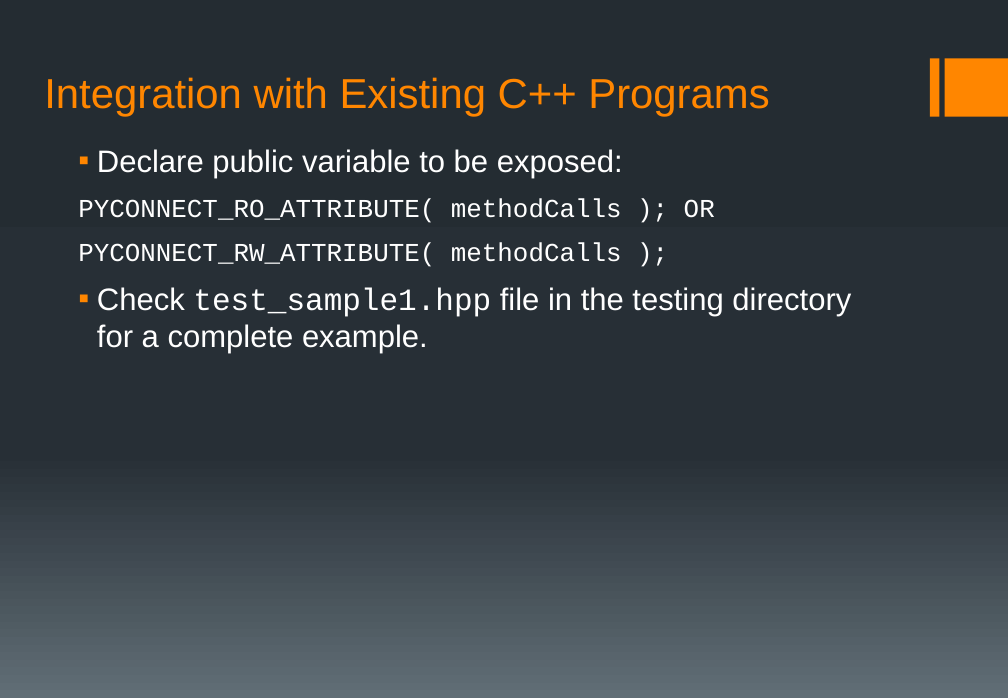
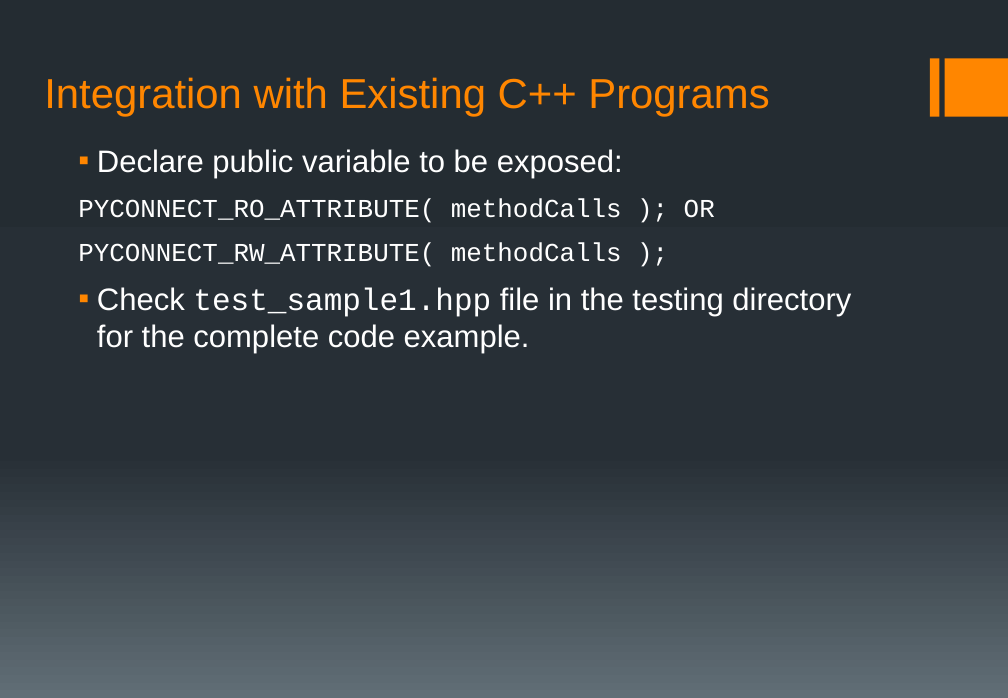
Before and after one commit to uts-magic-lab/pyconnect, a slide deck: slide 10 of doc/pyconnect_intro.pptx. Drawn at 1008x698 pixels with LibreOffice and Linux fonts; fonts in the diff are those of the drawing. Boxes give left, top, right and bottom in pixels: in the first picture for what was removed or moved away, otherwise in the second. Text is boxed around its words. In the diff, an @@ line names an element or a change of style, - is before the commit and + after.

```diff
--- a/doc/pyconnect_intro.pptx
+++ b/doc/pyconnect_intro.pptx
@@ text at <box>97,287,851,353</box>: text changed @@
-▪ Check test_sample1.hpp file in the testing directory for a complete example.
+▪ Check test_sample1.hpp file in the testing directory for the complete code example.
```
Also in this commit, not shown: 6 other slides changed, 1 other file.
